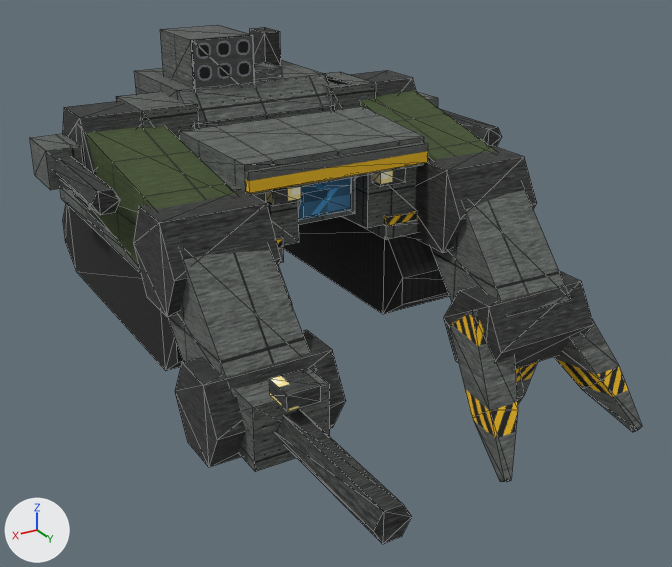
Before and after pictures for a commit that changed the glTF model art/models/badger.glb.
The view is the same before and after, from a camera (50 mm lens) standing at (90.2, 181.2, 85.9) and looking at (0.3, 31.4, 11.0). Every picture has the same lights, and +X, +Y and +Z are marked at lower left. The older version comes first. Mesh edges are drawn as thin lines.

The first picture shows 'barrel', 'brow', 'deck', 'elbow', 'elbow.001', 'forearm', 'forearm.001', 'prong', 'prong.001', 'prong.002', 'tread', 'tread.001', 'upper_boom.001', 'wrist', 'wrist.001' and 26 more.
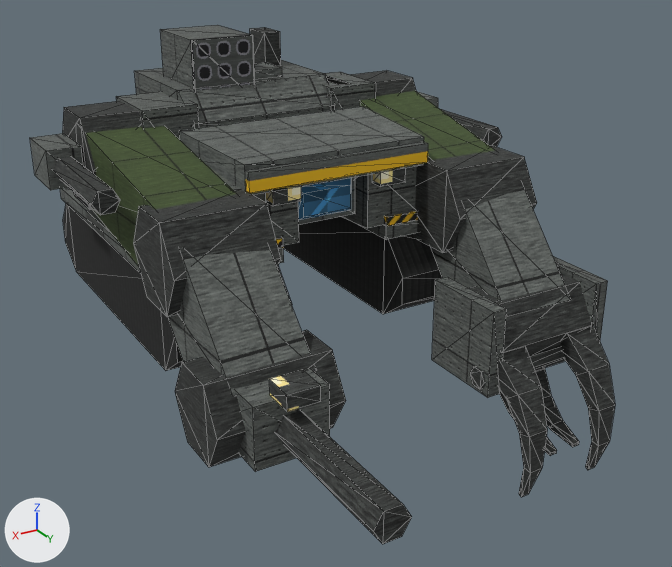
Changed parts and their boxes [x1, y1, x2, y2] in the pictures (672 x 567 px):
'prong.001', deleted: before [449, 311, 518, 482]
'cheek.003', added: after [432, 277, 507, 398]
'finger.001', added: after [498, 347, 547, 497]
'prong', deleted: before [554, 322, 642, 432]
'finger', added: after [559, 328, 615, 470]
'cheek.002', added: after [553, 256, 608, 341]
'tine', added: after [535, 368, 579, 447]
'pin', added: after [470, 346, 566, 389]
'prong.002', deleted: before [515, 362, 537, 405]
'tine.001', added (mostly hidden): after [500, 390, 557, 456]

Diff of the bpy script that builds the scene:
```diff
--- a/art/models/badger.glb.py
+++ b/art/models/badger.glb.py
@@ me_tine_001 @@
+me_tine_001.from_pydata(...)  # 24 vertices, 44 faces; spans x -29.9..-22.5, y 51.4..70.1, z -17.2..4.9
+me_tine_001.materials.append(mat_steel_dark)  # picture img_dark
@@ me_tine @@
+me_tine.from_pydata(...)  # 24 vertices, 44 faces; spans x -35.9..-28.5, y 51.4..70.1, z -17.2..4.9
+me_tine.materials.append(mat_steel_dark)  # picture img_dark
@@ me_pin @@
+me_pin.from_pydata(...)  # a 6-sided cylinder along x spanning x -44.2..-14.2, y 57.6..62.0, z -3.4..0.4
+me_pin.materials.append(mat_steel_dark)  # picture img_dark
@@ me_finger_001 @@
+me_finger_001.from_pydata(...)  # 24 vertices, 44 faces; spans x -24.4..-16.0, y 53.2..71.8, z -25.1..7.3
+me_finger_001.materials.append(mat_steel_dark)  # picture img_dark
@@ me_finger @@
+me_finger.from_pydata(...)  # 24 vertices, 44 faces; spans x -42.4..-34.0, y 53.2..71.8, z -25.1..7.3
+me_finger.materials.append(mat_steel_dark)  # picture img_dark
@@ me_cheek_003 @@
+me_cheek_003.from_pydata(...)  # a box spanning x -17.7..-14.7, y 44.8..62.8, z -4.5..13.5
+me_cheek_003.materials.append(mat_steel_panel)  # picture img_panel
@@ me_cheek_002 @@
+me_cheek_002.from_pydata(...)  # a box spanning x -43.7..-40.7, y 44.8..62.8, z -4.5..13.5
+me_cheek_002.materials.append(mat_steel_panel)  # picture img_panel
@@ ob_prong @@
-ob_prong = bpy.data.objects.new('prong', me_prong)
-ob_prong.location = (0.0, 0.0, 0.0)
@@ ob_prong_001 @@
-ob_prong_001 = bpy.data.objects.new('prong.001', me_prong_001)
-ob_prong_001.location = (0.0, 0.0, 0.0)
@@ ob_prong_002 @@
-ob_prong_002 = bpy.data.objects.new('prong.002', me_prong_002)
-ob_prong_002.location = (0.0, 0.0, 0.0)
@@ ob_tine_001 @@
+ob_tine_001 = bpy.data.objects.new('tine.001', me_tine_001)
+ob_tine_001.location = (0.0, 0.0, 0.0)
@@ ob_tine @@
+ob_tine = bpy.data.objects.new('tine', me_tine)
+ob_tine.location = (0.0, 0.0, 0.0)
@@ ob_pin @@
+ob_pin = bpy.data.objects.new('pin', me_pin)
+ob_pin.location = (0.0, 0.0, 0.0)
@@ ob_finger_001 @@
+ob_finger_001 = bpy.data.objects.new('finger.001', me_finger_001)
+ob_finger_001.location = (0.0, 0.0, 0.0)
@@ ob_finger @@
+ob_finger = bpy.data.objects.new('finger', me_finger)
+ob_finger.location = (0.0, 0.0, 0.0)
@@ ob_cheek_003 @@
+ob_cheek_003 = bpy.data.objects.new('cheek.003', me_cheek_003)
+ob_cheek_003.location = (0.0, 0.0, 0.0)
@@ ob_cheek_002 @@
+ob_cheek_002 = bpy.data.objects.new('cheek.002', me_cheek_002)
+ob_cheek_002.location = (0.0, 0.0, 0.0)
```
